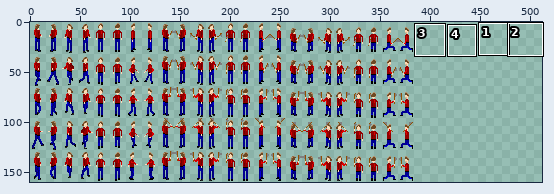
Sprite sheet, stored at textures/testVillagerSprite.png. Above, an overview of the earlier version with the close-up marked.
Close-up. First the earlier version:
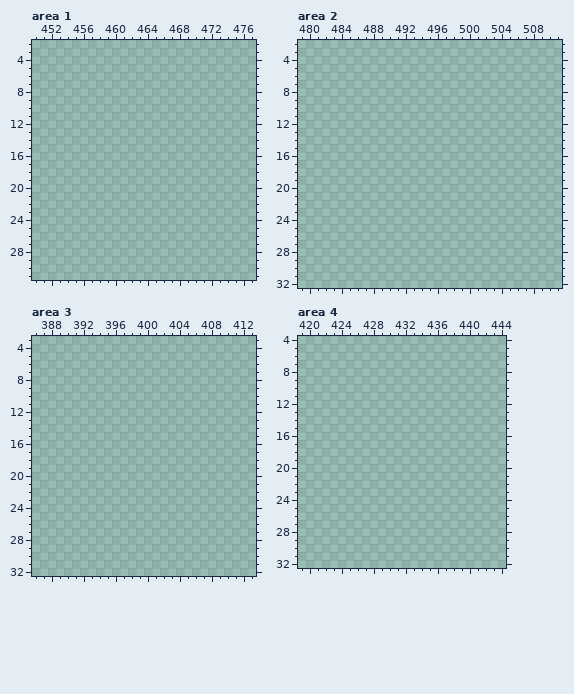
The file is 512x160 pixels. Shown: area 1: x 450..477, y 2..31; area 2: x 479..511, y 2..32; area 3: x 386..413, y 3..32; area 4: x 419..444, y 4..32. The commit also changed other parts of the picture, which this record leaves out.
After:
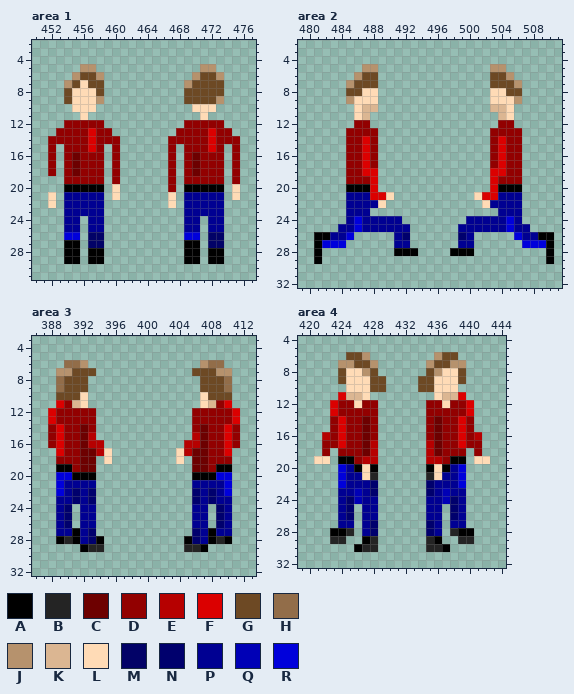
Palette (. is transparent): A #000000  B #242424  C #6d0000  D #920000  E #b60000  F #db0000  G #6d4924  H #926d49  J #b6926d  K #dbb692  L #ffdbb6  M #020267  N #00006d  P #000092  Q #0000b6  R #0000db
From old to new:
Area 1:
y 5: x 456..457 .. -> JJ; x 471..472 .. -> JJ
y 6: x 455..458 .... -> JGGJ; x 470..473 .... -> JGGJ
y 7: x 454..458 ..... -> JGLGG; x 469..473 ..... -> JGGGG
y 8: x 454..458 ..... -> GLLLG; x 469..473 ..... -> GGGGG
y 9: x 454..458 ..... -> GLLLJ; x 469..473 ..... -> GGGGJ
y 10: x 455..457 ... -> LLL; x 470..472 ... -> LLL
y 11: x 456 . -> L; x 471 . -> L
y 12: x 454..458 ..... -> DDDDD; x 469..473 ..... -> DDDDD
y 13: x 453..459 ....... -> DDDDFDD; x 468..474 ....... -> DDDDFDD
y 14: x 452..460 ......... -> DDDDDFDDD; x 467..475 ......... -> DDDDDFDDD
y 15: x 452 . -> D; x 454..458 ..... -> DDDFD; x 460 . -> D; x 467 . -> D; x 469..473 ..... -> DDDFD; x 475 . -> D
y 16..18: x 452 . -> D; x 454..458 ..... -> DCDDD; x 460 . -> D; x 467 . -> D; x 469..473 ..... -> DCDDD; x 475 . -> D
y 19: x 454..458 ..... -> DDDDD; x 460 . -> D; x 467 . -> D; x 469..473 ..... -> DDDDD; x 475 . -> D
y 20: x 454..458 ..... -> AAAAA; x 460 . -> L; x 467 . -> D; x 469..473 ..... -> AAAAA; x 475 . -> L
y 21: x 452 . -> L; x 454..458 ..... -> PPPPP; x 460 . -> L; x 467 . -> L; x 469..473 ..... -> PPPPP; x 475 . -> L
y 22: x 452 . -> L; x 454..458 ..... -> PPPPP; x 467 . -> L; x 469..473 ..... -> PPPPP
y 23: x 454..458 ..... -> PPPPP; x 469..473 ..... -> PPPPP
y 24..25: x 454..455 .. -> PP; x 457..458 .. -> PP; x 469..470 .. -> PP; x 472..473 .. -> PP
y 26: x 454..455 .. -> RR; x 457..458 .. -> MM; x 469..470 .. -> RR; x 472..473 .. -> MM
y 27: x 454..455 .. -> AA; x 457..458 .. -> MM; x 469..470 .. -> AA; x 472..473 .. -> MM
y 28..29: x 454..455 .. -> AA; x 457..458 .. -> AA; x 469..470 .. -> AA; x 472..473 .. -> AA
Area 2:
y 5: x 487..488 .. -> JJ; x 503..504 .. -> JJ
y 6: x 486..488 ... -> JGG; x 503..505 ... -> GGJ
y 7: x 485..488 .... -> JGGG; x 503..506 .... -> GGGJ
y 8: x 485..488 .... -> GGLL; x 503..506 .... -> LLGG
y 9: x 485..488 .... -> JLLL; x 503..506 .... -> LLLJ
y 10: x 486..488 ... -> LKK; x 503..505 ... -> KKL
y 11: x 486..487 .. -> LK; x 504..505 .. -> KL
y 12: x 486..487 .. -> DD; x 504..505 .. -> DD
y 13: x 485..488 .... -> DDDD; x 503..506 .... -> DDDD
y 14..17: x 485..488 .... -> DDFD; x 503..506 .... -> DFDD
y 18: x 485..488 .... -> DDFF; x 503..506 .... -> FFDD
y 19: x 485..488 .... -> DDDF; x 503..506 .... -> FDDD
y 20: x 485..488 .... -> AAAF; x 503..506 .... -> FAAA
y 21: x 485..490 ...... -> PPPFFL; x 501..506 ...... -> LFFPPP
y 22: x 485..489 ..... -> PPPPL; x 502..506 ..... -> LPPPP
y 23: x 485..487 ... -> PPP; x 504..506 ... -> PPP
y 24: x 485..491 ....... -> PRPPPPP; x 500..506 ....... -> PPPPPRP
y 25: x 484..492 ......... -> PPRPPPPPP; x 499..507 ......... -> PPPPPPRPP
y 26: x 481..485 ..... -> AAPPR; x 491..492 .. -> PN; x 499..500 .. -> NP; x 506..510 ..... -> RPPAA
y 27: x 481..484 .... -> ARRR; x 491..492 .. -> PP; x 499..500 .. -> PP; x 507..510 .... -> RRRA
y 28: x 481 . -> A; x 491..493 ... -> AAA; x 498..500 ... -> AAA; x 510 . -> A
y 29: x 481 . -> A; x 510 . -> A
Area 3:
y 6: x 390..392 ... -> HHJ; x 407..409 ... -> JHH
y 7: x 389..393 ..... -> JJGGG; x 406..410 ..... -> GGGJJ
y 8..9: x 389..392 .... -> HGGG; x 407..410 .... -> GGGH
y 10: x 389..392 .... -> GGGL; x 407..410 .... -> LGGG
y 11: x 389..392 .... -> FDKL; x 407..410 .... -> LKDF
y 12..13: x 388..393 ...... -> FDDDDD; x 406..411 ...... -> DDDDDF
y 14: x 388..393 ...... -> DFDDCD; x 406..411 ...... -> DCDDFD
y 15: x 388..393 ...... -> DFDDCE; x 406..411 ...... -> ECDDFD
y 16: x 388..394 ....... -> DFDDCEE; x 405..411 ....... -> EECDDFD
y 17: x 389..395 ....... -> FDDCCEL; x 404..410 ....... -> LECCDDF
y 18: x 389..393 ..... -> DDDCC; x 395 . -> L; x 404 . -> L; x 406..410 ..... -> CCDDD
y 19: x 389..393 ..... -> AADCC; x 406..410 ..... -> CCDAA
y 20: x 389..393 ..... -> RRAAA; x 406..410 ..... -> AAARR
y 21: x 389..393 ..... -> RPPPP; x 406..410 ..... -> PPPPR
y 22: x 389..393 ..... -> RPNPN; x 406..410 ..... -> NPNPR
y 23: x 389..393 ..... -> PPNPN; x 406..410 ..... -> NPNPP
y 24..26: x 389..390 .. -> PN; x 392..393 .. -> PP; x 406..407 .. -> PP; x 409..410 .. -> NP
y 27: x 389..393 ..... -> PPAPN; x 406..410 ..... -> NPAPP
y 28: x 389..394 ...... -> ABAPNA; x 405..410 ...... -> ANPABA
y 29: x 392..394 ... -> ABB; x 405..407 ... -> BBA
Area 4:
y 6: x 425..427 ... -> GGJ; x 436..438 ... -> JGG
y 7: x 424..428 ..... -> JJGGJ; x 435..439 ..... -> JGGJJ
y 8: x 424..428 ..... -> GLLJG; x 435..439 ..... -> GJLLG
y 9: x 424..429 ...... -> GLLLGG; x 434..439 ...... -> GGLLLG
y 10: x 425..429 ..... -> LLLGG; x 434..438 ..... -> GGLLL
y 11: x 424..427 .... -> FKKL; x 436..439 .... -> LKKF
y 12: x 423..428 ...... -> FDDLDD; x 435..440 ...... -> DDLDDF
y 13: x 423..428 ...... -> FDDDDD; x 435..440 ...... -> DDDDDF
y 14..15: x 423..428 ...... -> DFDDCD; x 435..440 ...... -> DCDDFD
y 16: x 422..428 ....... -> EDFDDCD; x 435..441 ....... -> DCDDFDE
y 17: x 422..428 ....... -> DDFDDCE; x 435..441 ....... -> ECDDFDD
y 18: x 422 . -> D; x 424..428 ..... -> DDDCE; x 435..439 ..... -> ECDDD; x 441 . -> D
y 19: x 421..422 .. -> LL; x 424..428 ..... -> AADEE; x 435..439 ..... -> EEDAA; x 441..442 .. -> LL
y 20: x 424..428 ..... -> RPALA; x 435..439 ..... -> ALAPR
y 21: x 424..428 ..... -> RPPLB; x 435..439 ..... -> BLPPR
y 22: x 424..428 ..... -> RPPPN; x 435..439 ..... -> NPPPR
y 23: x 424..428 ..... -> PPQPN; x 435..439 ..... -> NPQPP
y 24: x 424..428 ..... -> PNQPP; x 435..439 ..... -> PPQNP
y 25..26: x 424..425 .. -> PN; x 427..428 .. -> PP; x 435..436 .. -> PP; x 438..439 .. -> NP
y 27: x 424..425 .. -> PP; x 427..428 .. -> PN; x 435..436 .. -> NP; x 438..439 .. -> PP
y 28: x 423..425 ... -> AAB; x 427..428 .. -> PN; x 435..436 .. -> NP; x 438..440 ... -> BAA
y 29: x 423..424 .. -> BB; x 427..428 .. -> AB; x 435..436 .. -> BA; x 439..440 .. -> BB
y 30: x 426..428 ... -> ABB; x 435..437 ... -> BBA
Where, in picture pixels (left, top, right, bottom), the same in both close-ups:
added: (48, 64, 120, 264)
added: (168, 64, 240, 264)
added: (314, 64, 418, 264)
added: (450, 64, 554, 264)
added: (48, 360, 112, 552)
added: (176, 360, 240, 552)
added: (314, 352, 386, 552)
added: (418, 352, 490, 552)
